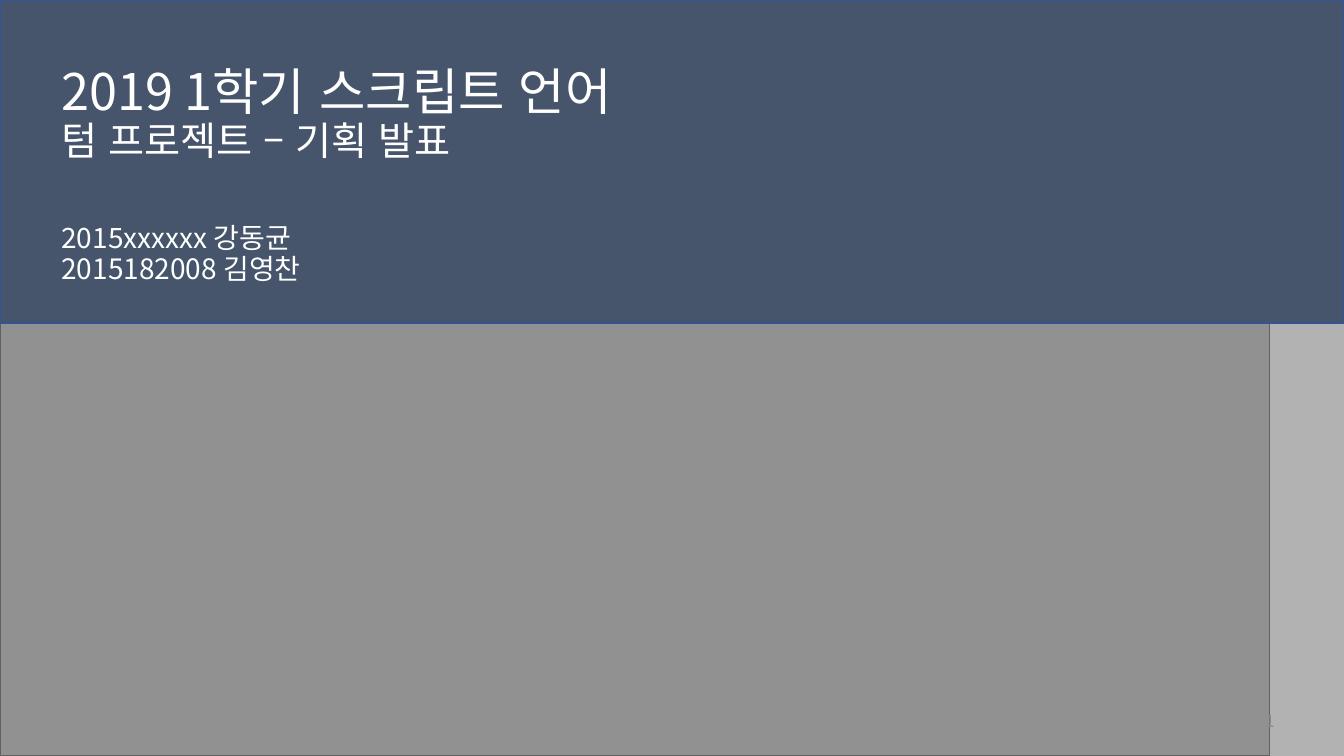
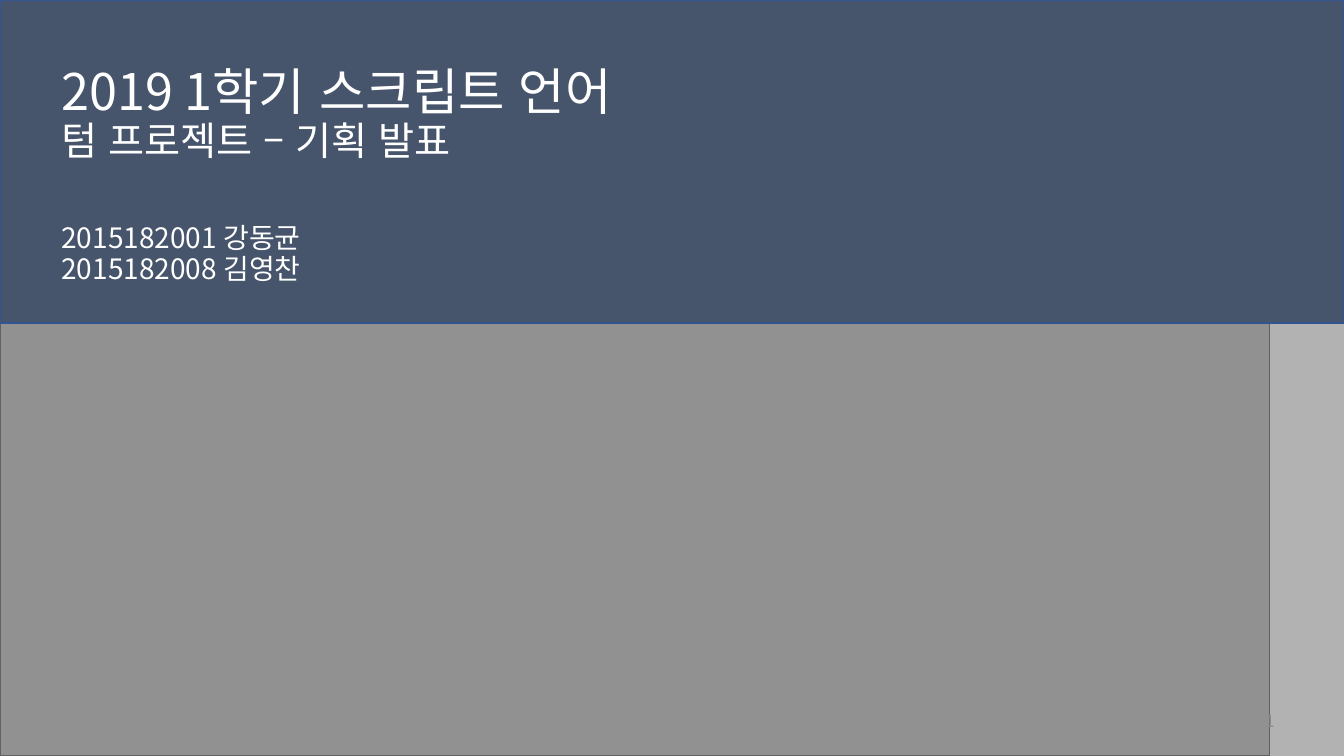
Before and after one commit to Oongim/2019Script-Language, a slide deck: slide 1 of 기획 발표.pptx. Drawn at 1344x756 pixels with LibreOffice and Linux fonts; fonts in the diff are those of the drawing; grey boxes stand for pictures. Boxes give left, top, right and bottom in pixels: in the first picture for what was removed or moved away, otherwise in the second. Text is boxed around its words. In the diff, an @@ line names an element or a change of style, - is before the commit and + after.

Commit message:
기획 발표 ppt 수정
학번 추가
간격 조절

```diff
--- a/기획 발표.pptx
+++ b/기획 발표.pptx
@@ text at (x1=61, y1=225, x2=300, y2=250): text changed @@
-2015xxxxxx 강동균
+2015182001 강동균
```
